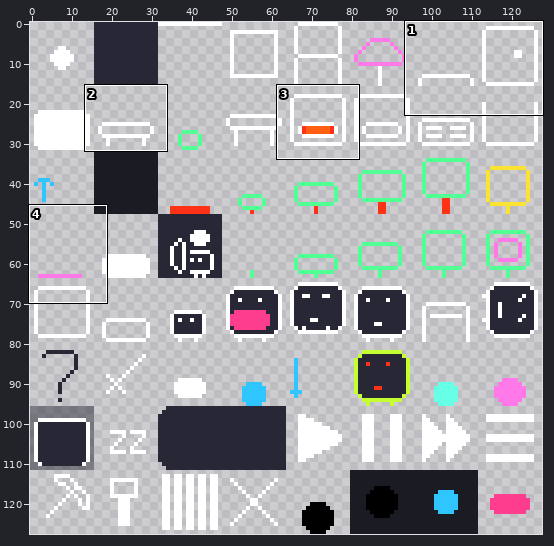
Pixel-art file -- assets/tileset_new.aseprite. Above, an overview of the earlier version with the close-up marked.
Close-up. Before:
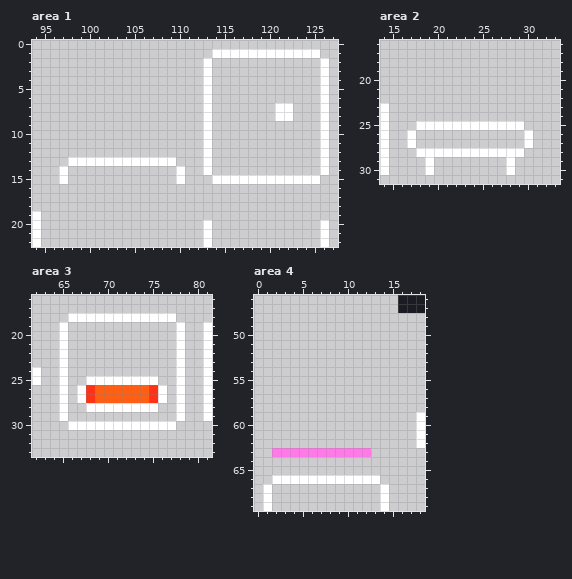
128x128 pixels, 1 frame. Shown: area 1: x 94..127, y 0..22; area 2: x 14..33, y 16..31; area 3: x 62..81, y 16..33; area 4: x 0..18, y 46..69. The commit also changed other parts of the picture, which this record leaves out.
Now the later version:
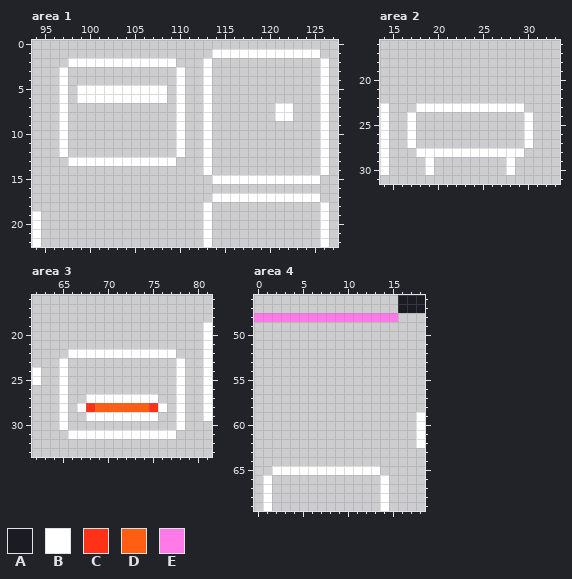
Palette (. is transparent): A #1b1b24  B #ffffff  C #ff3217  D #ff5e13  E #ff79e8
From old to new:
--- area 1
@@ x 94..127 @@
  1 ....................BBBBBBBBBBBB..
- 2 ...................B............B.
- 3 ...................B............B.
- 4 ...................B............B.
- 5 ...................B............B.
- 6 ...................B............B.
- 7 ...................B.......BB...B.
- 8 ...................B.......BB...B.
- 9 ...................B............B.
-10 ...................B............B.
-11 ...................B............B.
-12 ...................B............B.
+ 2 ....BBBBBBBBBBBB...B............B.
+ 3 ...B............B..B............B.
+ 4 ...B............B..B............B.
+ 5 ...B.BBBBBBBBBB.B..B............B.
+ 6 ...B.BBBBBBBBBB.B..B............B.
+ 7 ...B............B..B.......BB...B.
+ 8 ...B............B..B.......BB...B.
+ 9 ...B............B..B............B.
+10 ...B............B..B............B.
+11 ...B............B..B............B.
+12 ...B............B..B............B.
 13 ....BBBBBBBBBBBB...B............B.
-14 ...B............B..B............B.
-15 ...B............B...BBBBBBBBBBBB..
+14 ...................B............B.
+15 ....................BBBBBBBBBBBB..
 16 ..................................
-17 ..................................
-18 ..................................
-19 B.................................
+17 ....................BBBBBBBBBBBB..
+18 ...................B............B.
+19 B..................B............B.
 20 B..................B............B.
--- area 2
@@ x 14..33 @@
 22 ....................
-23 B...................
-24 B...................
-25 B...BBBBBBBBBBBB....
+23 B...BBBBBBBBBBBB....
+24 B..B............B...
+25 B..B............B...
 26 B..B............B...
--- area 3
@@ x 62..81 @@
 17 ....................
-18 ....BBBBBBBBBBBB....
-19 ...B............B..B
-20 ...B............B..B
-21 ...B............B..B
-22 ...B............B..B
+18 ....................
+19 ...................B
+20 ...................B
+21 ...................B
+22 ....BBBBBBBBBBBB...B
 23 ...B............B..B
 24 B..B............B..B
-25 B..B..BBBBBBBB..B..B
-26 ...B.BCDDDDDDCB.B..B
-27 ...B.BCDDDDDDCB.B..B
-28 ...B..BBBBBBBB..B..B
-29 ...B............B..B
-30 ....BBBBBBBBBBBB....
-31 ....................
+25 B..B............B..B
+26 ...B............B..B
+27 ...B..BBBBBBBB..B..B
+28 ...B.BCDDDDDDCB.B..B
+29 ...B..BBBBBBBB..B..B
+30 ...B............B...
+31 ....BBBBBBBBBBBB....
 32 ....................
--- area 4
@@ x 0..18 @@
 47 ................AAA
-48 ...................
+48 EEEEEEEEEEEEEEEE...
 49 ...................
@@ x 0..18 @@
 62 ..................B
-63 ..EEEEEEEEEEE......
+63 ...................
 64 ...................
-65 ...................
-66 ..BBBBBBBBBBBB.....
+65 ..BBBBBBBBBBBB.....
+66 .B............B....
 67 .B............B....
Changed places in both close-ups, as pixel boxes (x1, y1, x2, y2):
changed: (59, 58, 329, 220)
changed: (407, 103, 533, 130)
changed: (59, 313, 185, 439)
added: (254, 313, 398, 322)
changed: (263, 448, 389, 484)
